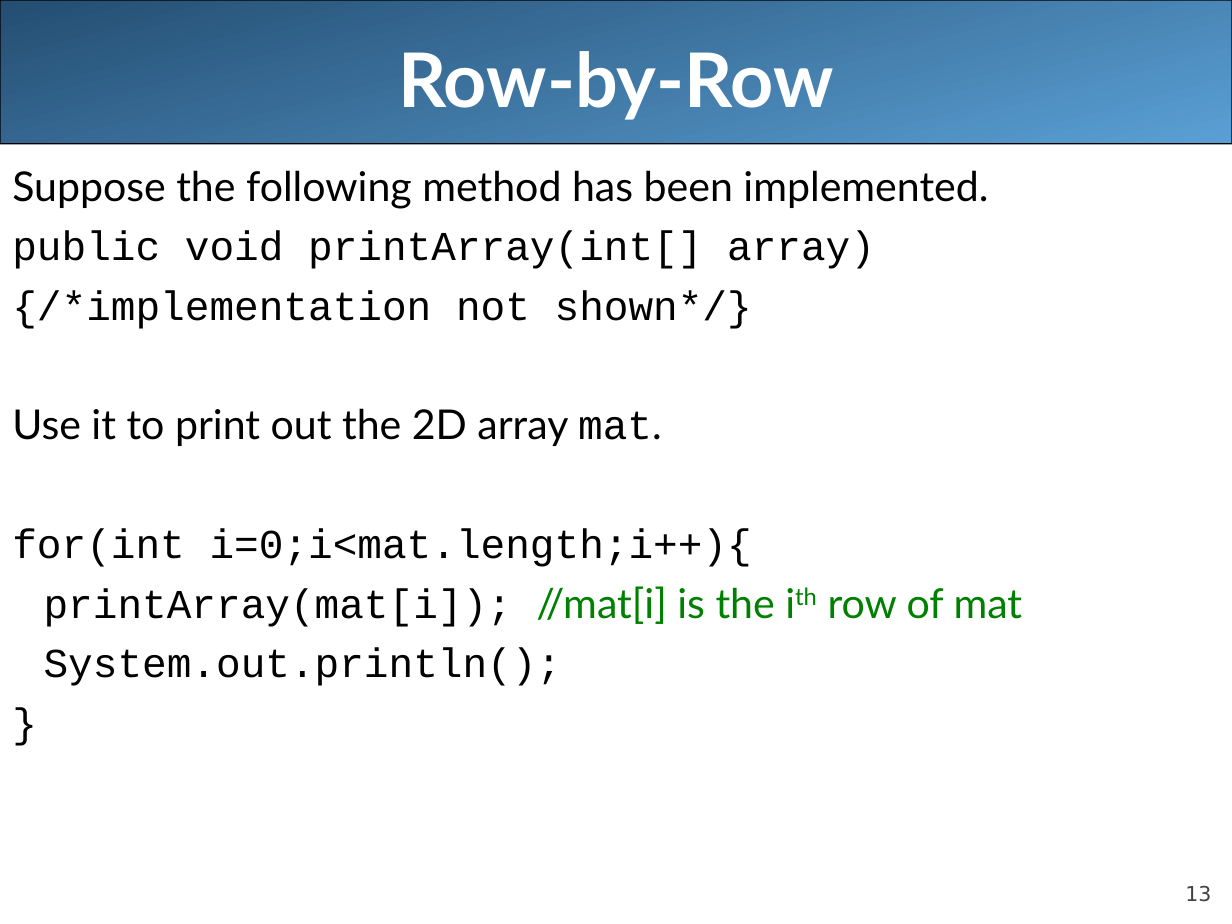
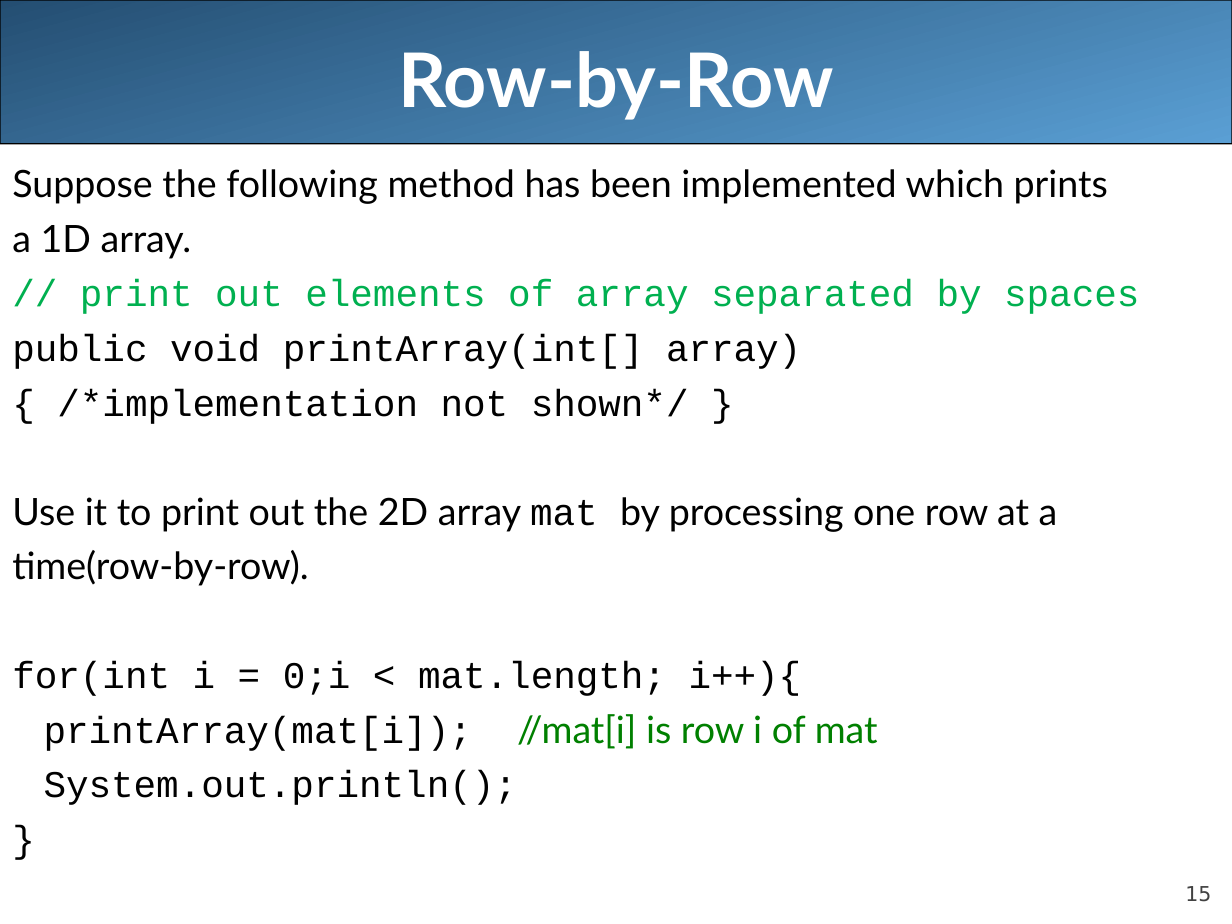
Before and after one commit to LongBaoNguyen/longbaonguyen.github.io, a slide deck: slide 15 of courses/apcsa/lecture20.ppt (slide 13 before the commit). Drawn at 1232x924 pixels with LibreOffice and Linux fonts; fonts in the diff are those of the drawing. Boxes give left, top, right and bottom in pixels: in the first picture for what was removed or moved away, otherwise in the second. Text is boxed around its words. In the diff, an @@ line names an element or a change of style, - is before the commit and + after.

```diff
--- a/courses/apcsa/lecture20.ppt
+++ b/courses/apcsa/lecture20.ppt
@@ text at (x1=12, y1=169, x2=1139, y2=314): text changed; size 24 to 22 pt @@
-Suppose the following method has been implemented.
+Suppose the following method has been implemented which prints
+a 1D array.
+// print out elements of array separated by spaces
@@ text at (x1=12, y1=334, x2=801, y2=805): size 24 to 22 pt in "public void printArray(int[] array)", "System.out.println();", "}" @@
@@ text at (x1=12, y1=389, x2=1058, y2=751): text changed; size 24 to 22 pt; font Courier New to Lato @@
-{/*implementation not shown*/}
-Use it to print out the 2D array mat.
-for(int i=0;i<mat.length;i++){
-printArray(mat[i]); //mat[i] is the ith row of mat
+{ /*implementation not shown*/ }
+Use it to print out the 2D array mat by processing one row at a
+time(row-by-row).
+for(int i = 0;i < mat.length; i++){
+printArray(mat[i]); //mat[i] is row i of mat
@@ page number at (x1=1185, y1=886, x2=1211, y2=902): text changed @@
-13
+15
```
Also in this commit, not shown: 6 other slides changed, 2 slides added, 2 slides removed, 18 other files.
